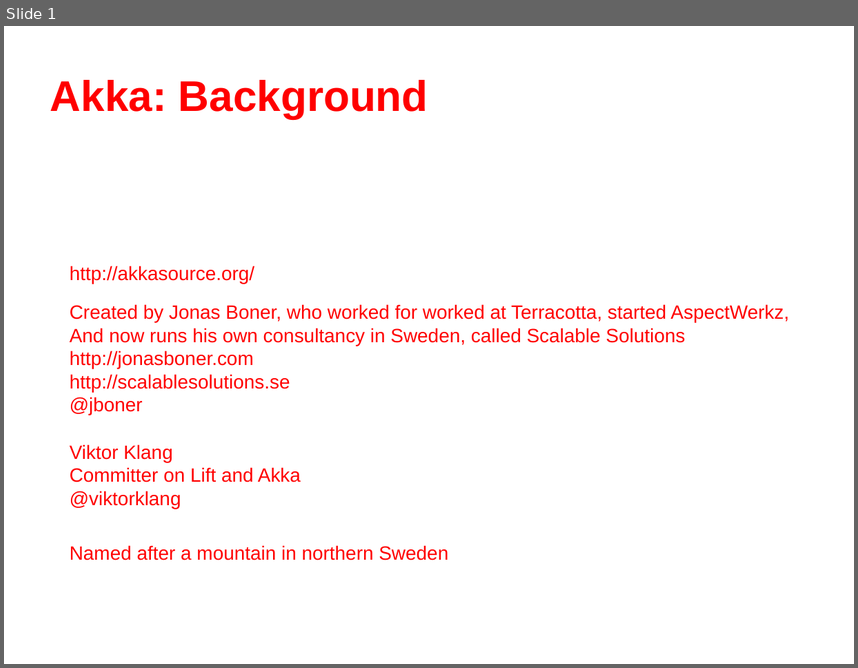
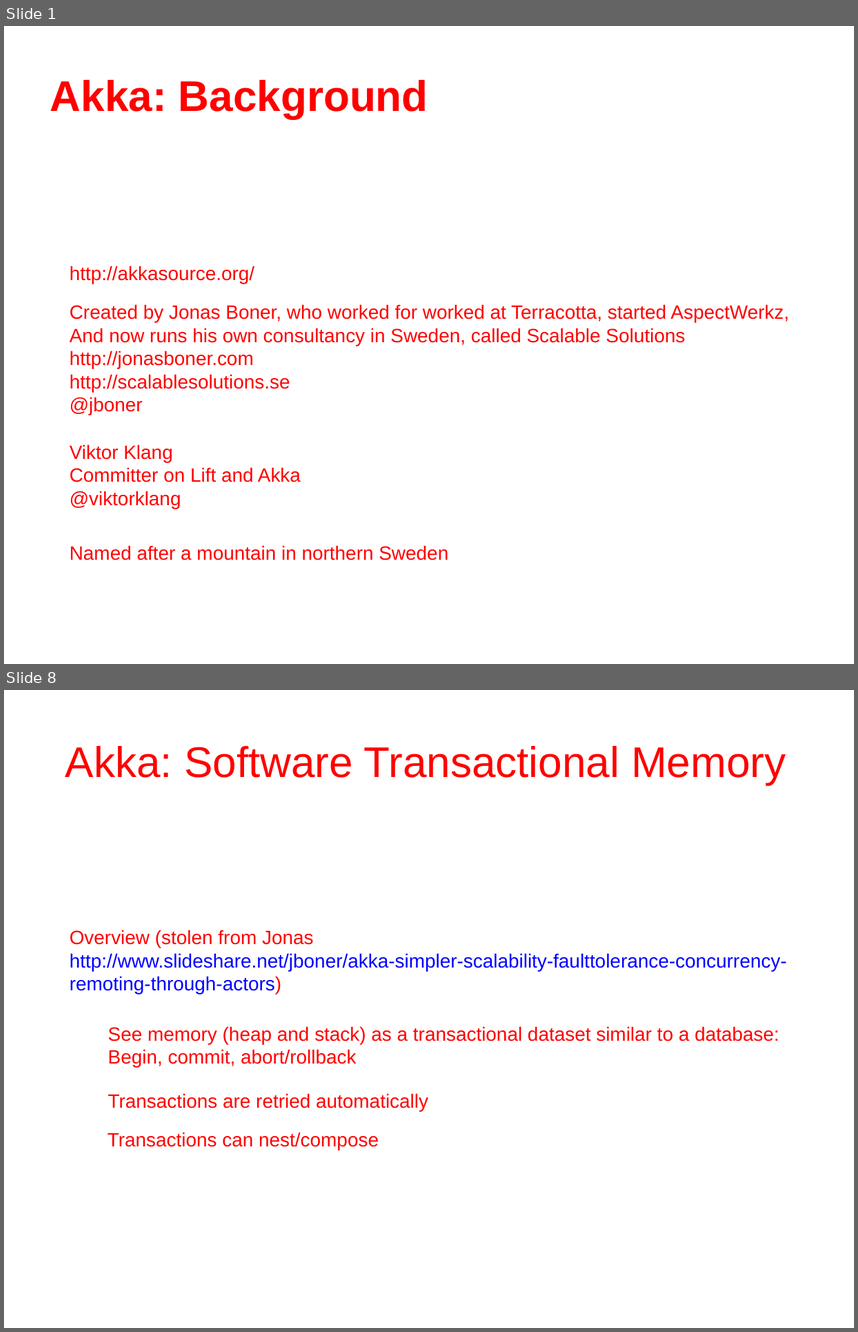
Before and after one commit to dwhitney/akka_meetup, a slide deck: akka.odp. Shown one above the other, each under a label of ours: slide 1 before the commit, slides 1 and 8 after it; the slides between them are not shown. The pictures are 858x668 and 858x1332 pixels, drawn with LibreOffice and Linux fonts; fonts in the diff are those of the drawing; background and template pictures are left out. Boxes give left, top, right and bottom in pixels: in the first picture for what was removed or moved away, otherwise in the second. Text is boxed around its words. In the diff, an @@ line names an element or a change of style, - is before the commit and + after.

```diff
--- a/akka.odp
+++ b/akka.odp
@@ slide 8 added at [4,690,854,1328], background picture (left out) @@
@@ text added at [65,746,786,785], 40 pt, text #FF0000 @@
+Akka: Software Transactional Memory
@@ text added at [70,929,787,994], 18 pt, text #0000FF @@
+Overview (stolen from Jonas
+http://www.slideshare.net/jboner/akka-simpler-scalability-faulttolerance-concurrency-remoting-through-actors)
@@ text added at [108,1026,780,1067], 18 pt, text #FF0000 @@
+See memory (heap and stack) as a transactional dataset similar to a database:
+Begin, commit, abort/rollback
@@ text added at [108,1093,428,1111], 18 pt, text #FF0000 @@
+Transactions are retried automatically
@@ text added at [107,1132,379,1150], 18 pt, text #FF0000 @@
+Transactions can nest/compose
@@ text added at [109,1160,216,1268], 14 pt, text #FFFFFF @@
+atomic{
+...
+atomic{
+…
+}
+}
```
Also in this commit, not shown: 1 slide changed, 10 other slides added, 1 other file.
